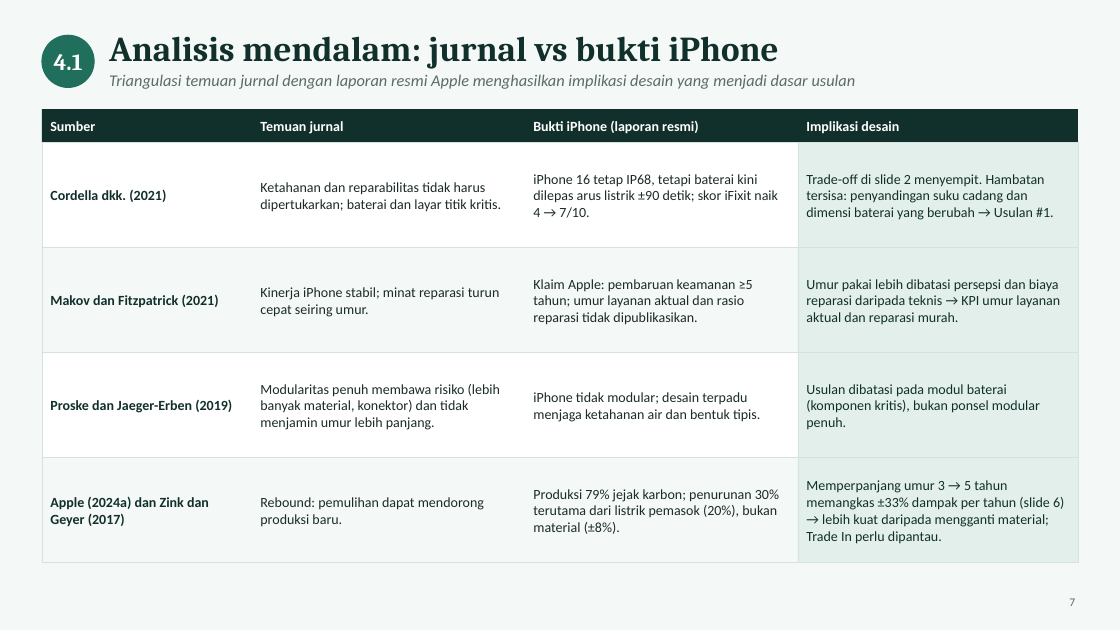
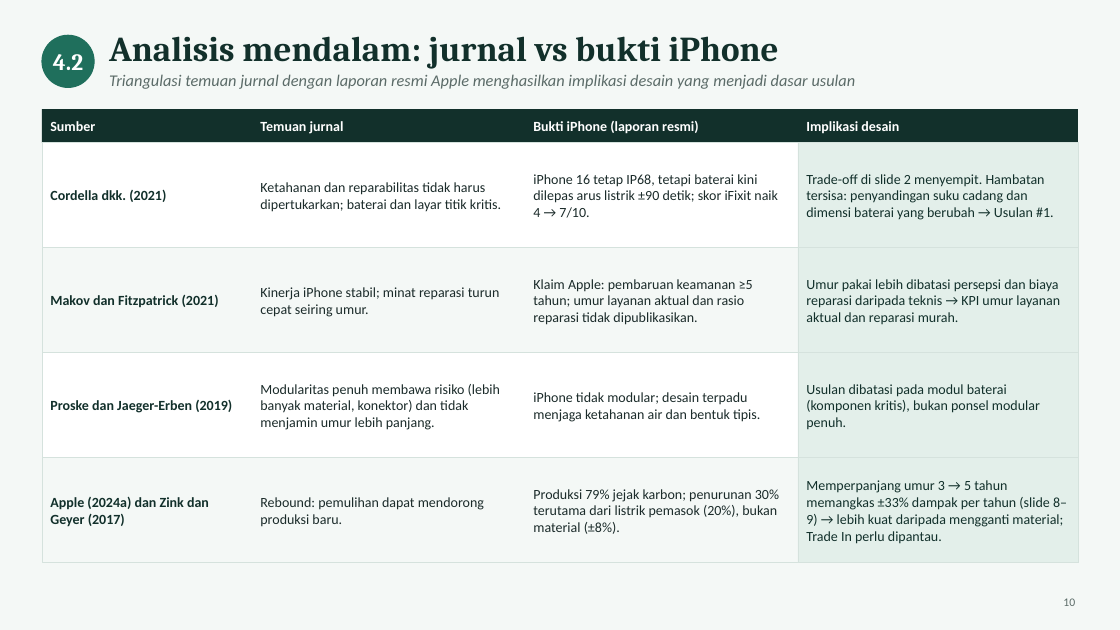
Before and after one commit to farhansech/EXACOUNT, a slide deck: slide 10 of Tugas_Week_5_Revisi-Francisco_Correia_Soares_164125002.pptx (slide 7 before the commit). Drawn at 1120x630 pixels with LibreOffice and Linux fonts; fonts in the diff are those of the drawing. Boxes give left, top, right and bottom in pixels: in the first picture for what was removed or moved away, otherwise in the second. Text is boxed around its words. In the diff, an @@ line names an element or a change of style, - is before the commit and + after.

```diff
--- a/Tugas_Week_5_Revisi-Francisco_Correia_Soares_164125002.pptx
+++ b/Tugas_Week_5_Revisi-Francisco_Correia_Soares_164125002.pptx
@@ text at bbox=[53, 54, 83, 70]: text changed @@
-4.1
+4.2
@@ text at bbox=[806, 480, 1067, 544]: text changed @@
-Memperpanjang umur 3 → 5 tahun memangkas ±33% dampak per tahun (slide 6) → lebih kuat daripada mengganti material; Trade In perlu dipantau.
+Memperpanjang umur 3 → 5 tahun memangkas ±33% dampak per tahun (slide 8–9) → lebih kuat daripada mengganti material; Trade In perlu dipantau.
@@ text at bbox=[1063, 598, 1075, 606]: text changed @@
-7
+10
```
Also in this commit, not shown: 7 other slides changed, 4 slides added.
